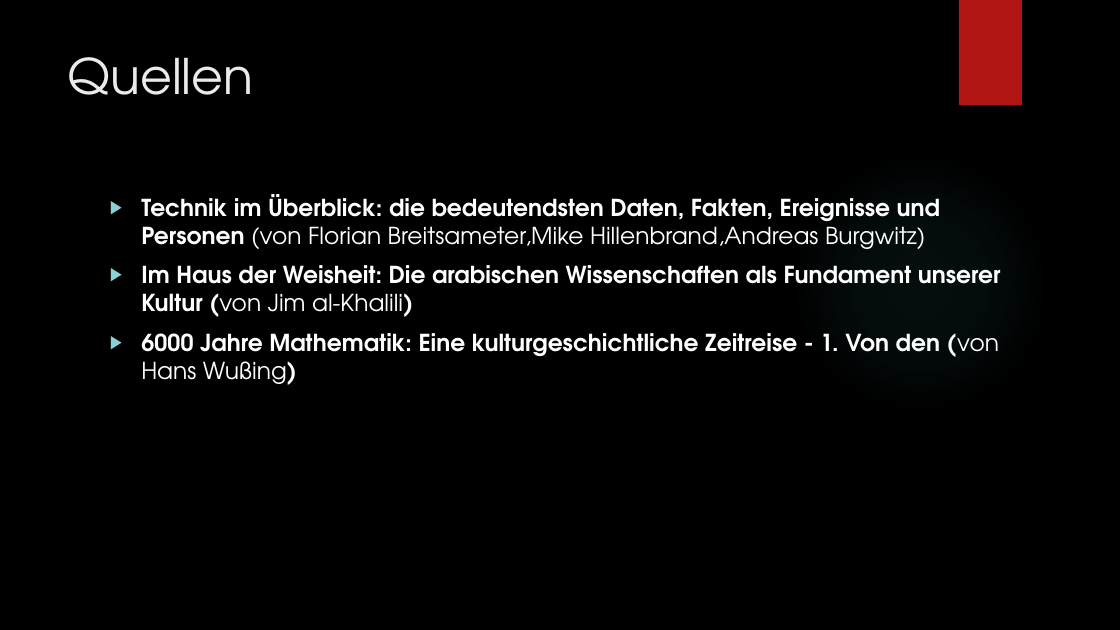
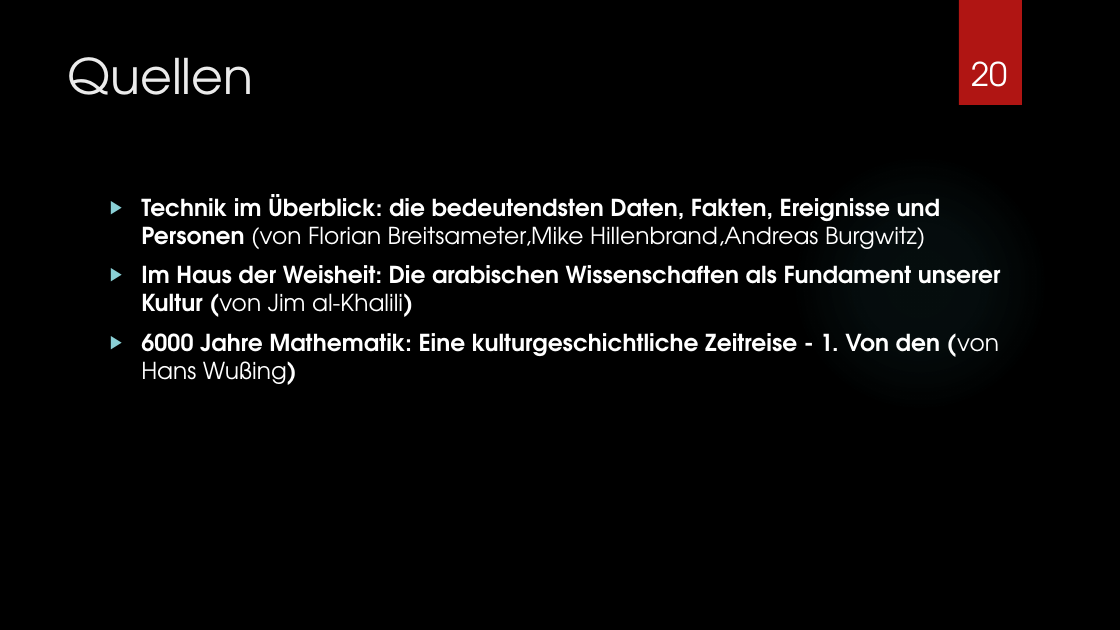
Before and after one commit to ProofTyler/hs, a slide deck: slide 20 of material/Sinus und Kosinus.pptx (slide 13 before the commit). Drawn at 1120x630 pixels with LibreOffice and Linux fonts; fonts in the diff are those of the drawing; background and template pictures are left out. Boxes give left, top, right and bottom in pixels: in the first picture for what was removed or moved away, otherwise in the second. Text is boxed around its words. In the diff, an @@ line names an element or a change of style, - is before the commit and + after.

```diff
--- a/material/Sinus und Kosinus.pptx
+++ b/material/Sinus und Kosinus.pptx
@@ page number added at (x1=971, y1=61, x2=1007, y2=87), 28 pt, text #FFFFFF @@
+20
```
Also in this commit, not shown: 12 other slides changed, 7 slides added.
